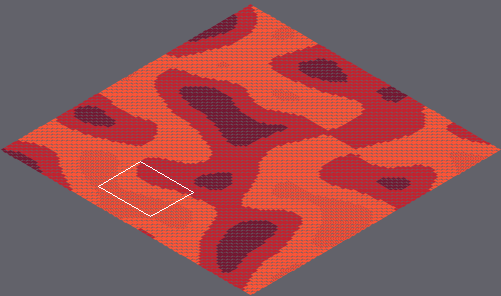
A Tiled map gets an edit: marswars/resources/mapAssets/tmap.tmx. Above: a wide view before the commit, with the close-up outlined.
Close-up. First the earlier version:
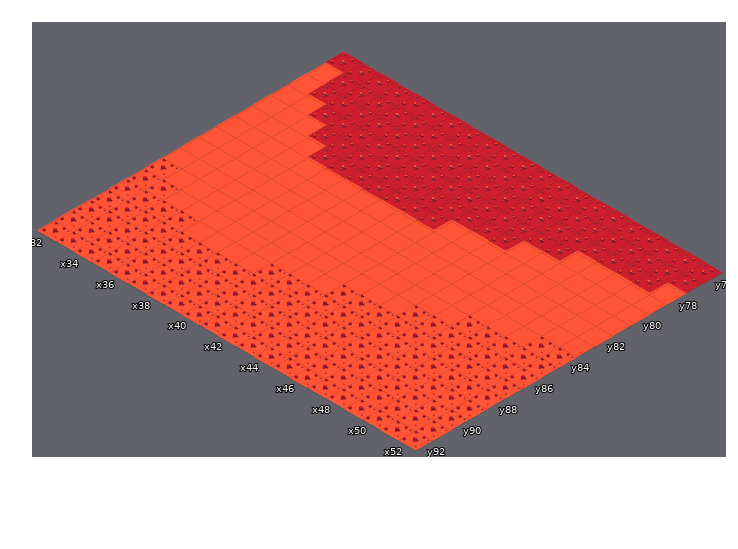
Cells are 55x32 px. Isometric: x runs down to the right, y down to the left. Shown: x 32..52, y 76..92. The commit also changed other parts of the map, which this record leaves out.
The same view after the edit:
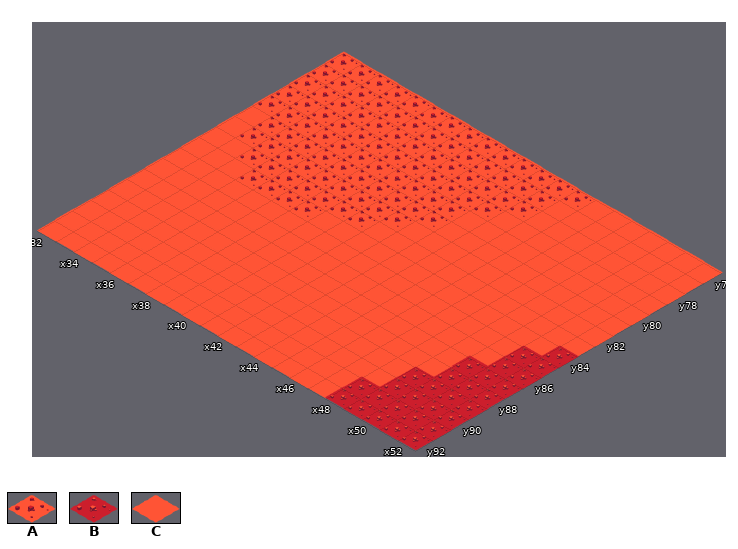
Key: from "tileset1": A 10 "mars006", B 11 "mars007", C 15 "tile001".
_ is an empty cell, . an unchanged one.
From old to new:
--- layer "Tile Layer 1"
@@ x 32..52 @@
-76 BBBBBBBBBBBBBBBBBBBBB
-77 CBBBBBBBBBBBBBBBBBBBB
-78 CBBBBBBBBBBBBBBBBBBB.
-79 CCBBBBBBBBBBBBBB.....
-80 CCCBBBBBBBBBBB.......
-81 .CCCBBBBBBB..........
-82 .CCCCCCCCC...........
-83 ..CCCCCCC............
-84 ...CCCC............AA
-85 ................AAAAA
-86 A.............AAAAAAA
-87 AA.........AAAAAAAAAA
-88 AAAA....AAAAAAAAAAAAA
-89 AAAAAAAAAAAAAAAAAAAAA
-90 AAAAAAAAAAAAAAAAAAAAA
-91 AAAAAAAAAAAAAAAAAAAAA
-92 AAAAAAAAAAAAAAAAAAAAA
+76 AAAAAAAAAAAAAACCCCCCC
+77 AAAAAAAAAAAAACCCCCCCC
+78 AAAAAAAAAAAAACCCCCCC.
+79 AAAAAAAAAAAACCCC.....
+80 AAAAAAAAAAACCC.......
+81 .AAAAAAAAAA..........
+82 .AAAAAAAAA...........
+83 ..AAAAAAA............
+84 ...AAAA............CB
+85 ................CCCBB
+86 C.............CCCCCBB
+87 CC.........CCCCCCCBBB
+88 CCCC....CCCCCCCCCCBBB
+89 CCCCCCCCCCCCCCCCCBBBB
+90 CCCCCCCCCCCCCCCCCBBBB
+91 CCCCCCCCCCCCCCCCBBBBB
+92 CCCCCCCCCCCCCCCCBBBBB
Pixel boxes of the changes (left, top, right, bottom) in both close-ups:
changed: (42, 51, 723, 451)
